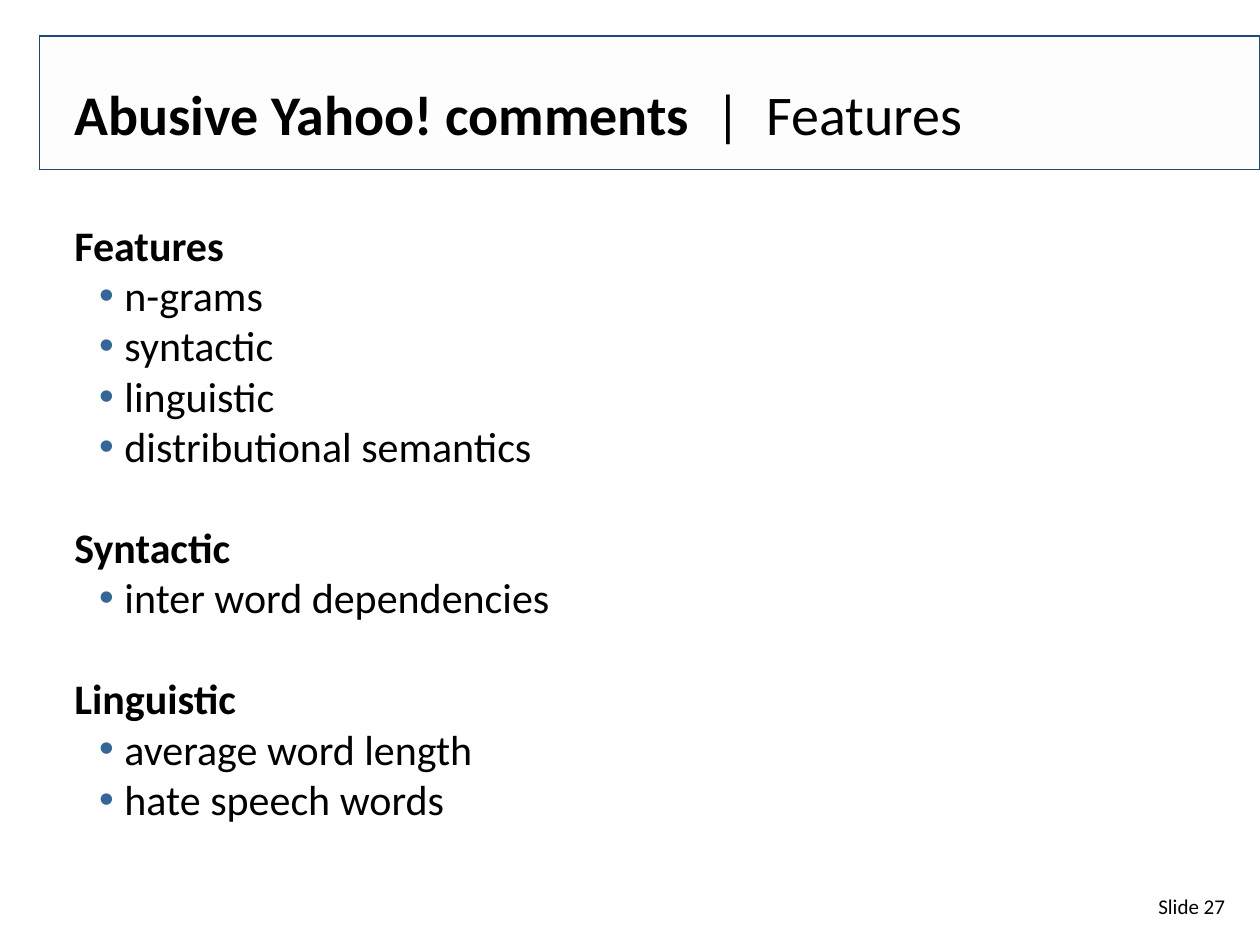
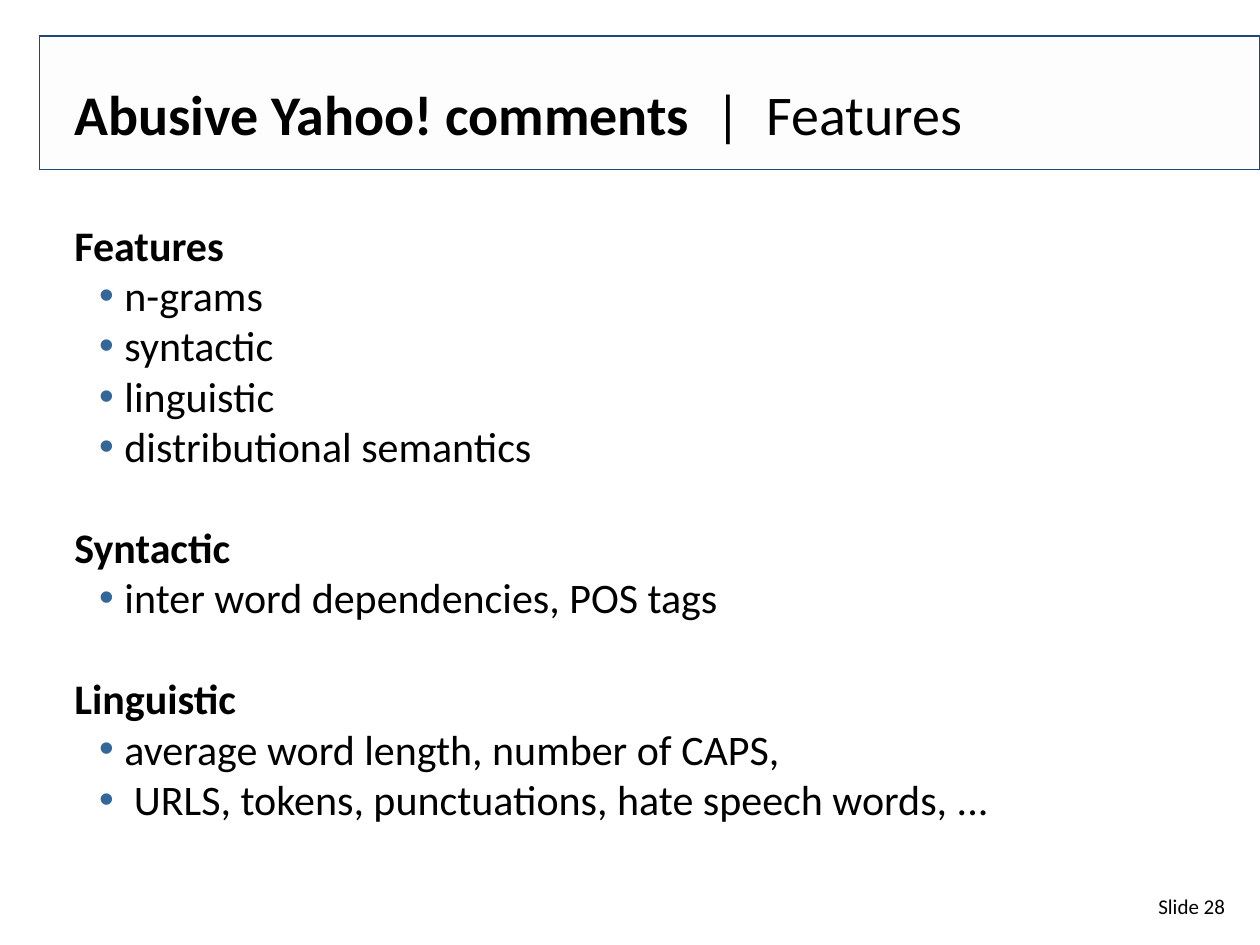
Before and after one commit to IllDepence/websci_ss2017, a slide deck: slide 28 of pres/Tarek_Saier_Abusive_behavior_in_social_media.odp (slide 27 before the commit). Drawn at 1260x945 pixels with LibreOffice and Linux fonts; fonts in the diff are those of the drawing; background and template pictures are left out. Boxes give left, top, right and bottom in pixels: in the first picture for what was removed or moved away, otherwise in the second. Text is boxed around its words. In the diff, an @@ line names an element or a change of style, - is before the commit and + after.

```diff
--- a/pres/Tarek_Saier_Abusive_behavior_in_social_media.odp
+++ b/pres/Tarek_Saier_Abusive_behavior_in_social_media.odp
@@ text at <box>124,583,718,621</box>: text changed @@
-  • inter word dependencies
+  • inter word dependencies, POS tags
@@ text at <box>124,735,947,822</box>: text changed @@
-  • average word length
-  • hate speech words
+  • average word length, number of CAPS,
+  • URLS, tokens, punctuations, hate speech words, ...
@@ page number at <box>1158,899,1225,914</box>: text changed @@
-Slide 27
+Slide 28
```
Also in this commit, not shown: 9 other slides changed, 1 slide added, 2 other files.
